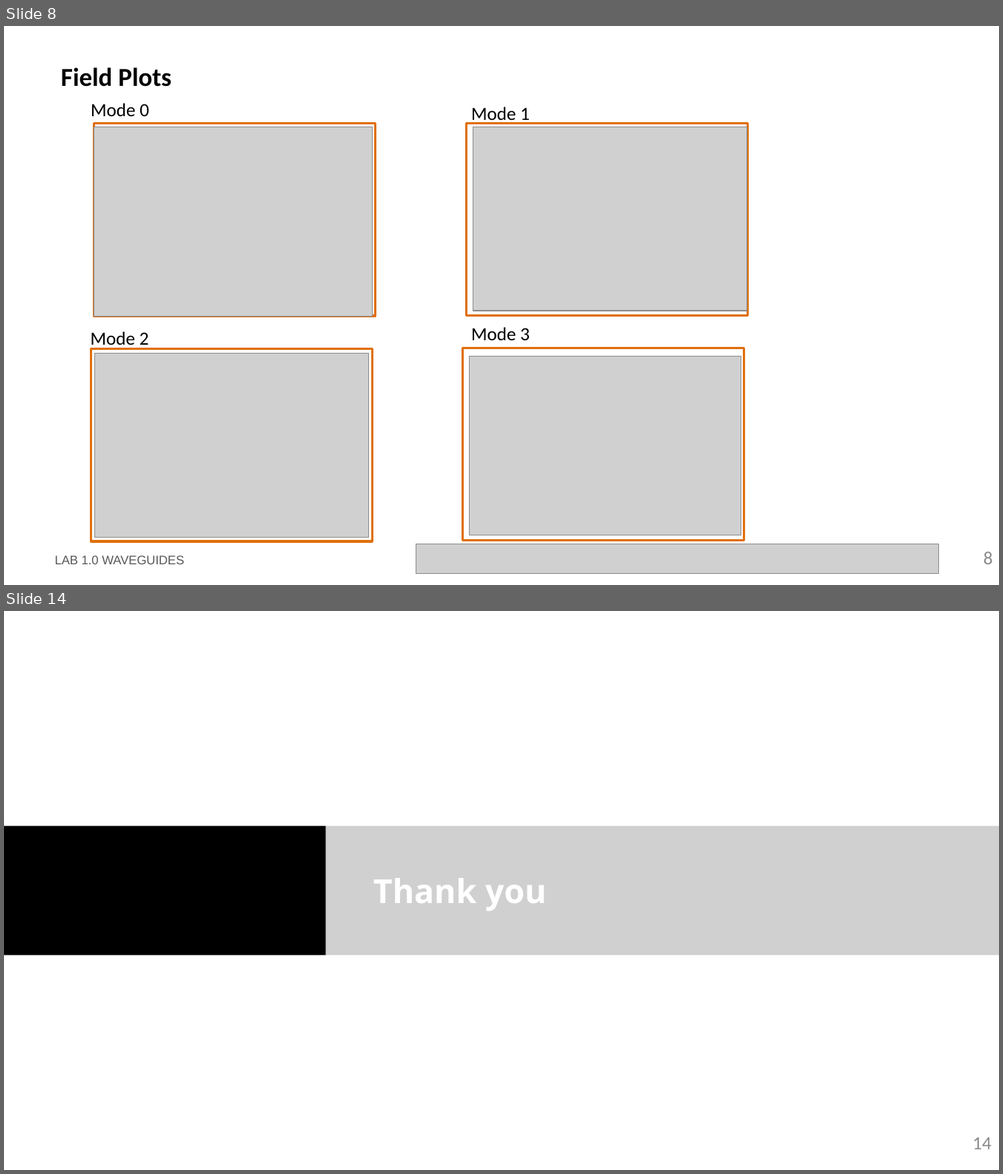
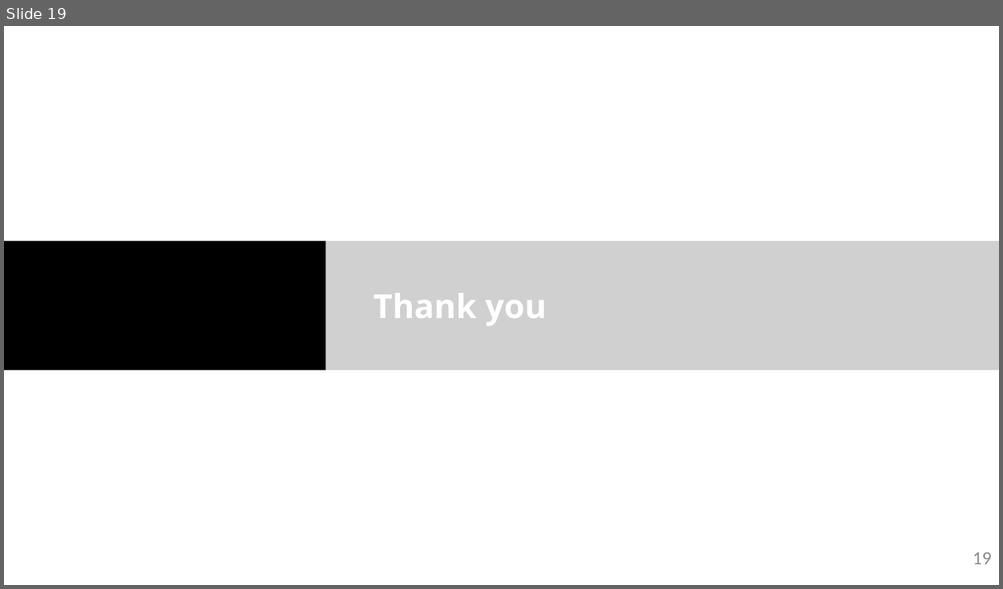
Before and after one commit to miiraandaa/cifoin-lab1, a slide deck: LabBook_10.pptx. Shown one above the other, each under a label of ours: slides 8 and 14 before the commit, slide 19 after it; the slides between them are not shown. The pictures are 1003x1174 and 1003x589 pixels, drawn with LibreOffice and Linux fonts; fonts in the diff are those of the drawing; grey boxes stand for pictures; background and template pictures are left out. Boxes give left, top, right and bottom in pixels: in the first picture for what was removed or moved away, otherwise in the second. Text is boxed around its words. In the diff, an @@ line names an element or a change of style, - is before the commit and + after.

```diff
--- a/LabBook_10.pptx
+++ b/LabBook_10.pptx
@@ slide 8 removed at bbox=[4, 26, 999, 585], background #FFFFFF @@
@@ title removed at bbox=[61, 67, 171, 87] @@
-Field Plots
@@ text removed at bbox=[91, 103, 149, 116] @@
-Mode 0
@@ text removed at bbox=[471, 107, 529, 124] @@
-Mode 1
@@ rectangle removed at bbox=[94, 123, 375, 316] @@
@@ picture removed at bbox=[94, 127, 373, 316] @@
@@ rectangle removed at bbox=[466, 123, 748, 316] @@
@@ picture removed at bbox=[473, 127, 747, 311] @@
@@ text removed at bbox=[91, 332, 149, 349] @@
-Mode 2
@@ text removed at bbox=[471, 327, 529, 340] @@
-Mode 3
@@ rectangle removed at bbox=[91, 349, 372, 543] @@
@@ picture removed at bbox=[95, 354, 369, 538] @@
@@ rectangle removed at bbox=[462, 349, 743, 542] @@
@@ picture removed at bbox=[469, 357, 741, 537] @@
@@ text removed at bbox=[55, 556, 184, 565] @@
-LAB 1.0 WAVEGUIDES
@@ picture removed at bbox=[416, 545, 939, 574] @@
@@ page number removed at bbox=[983, 552, 993, 565] @@
-8
@@ what was slide 14 is now slide 19 @@
@@ page number at bbox=[972, 553, 991, 565]: text changed @@
-14
+19
```
Also in this commit, not shown: 9 slides changed, 6 slides added, 2 other files.
